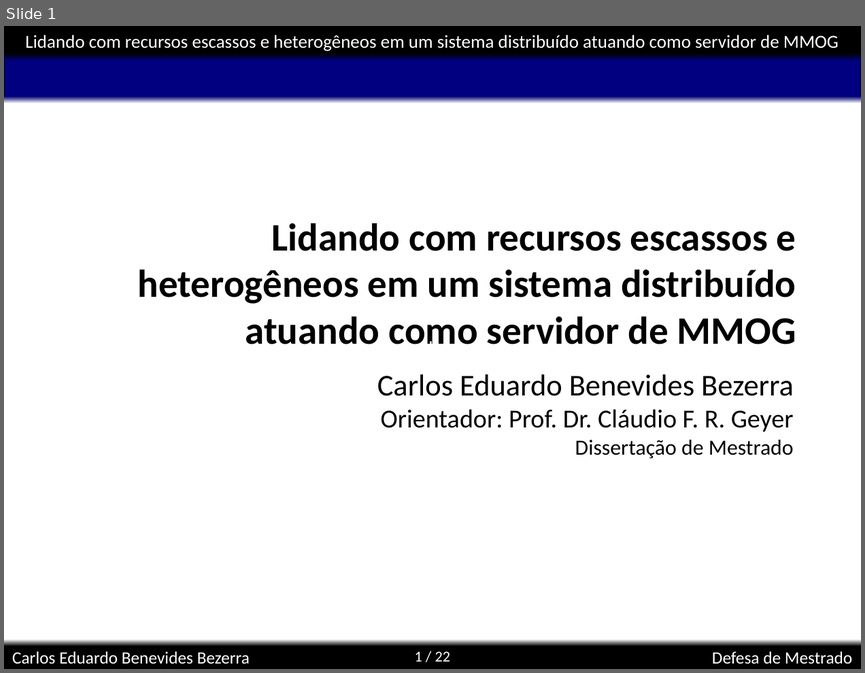
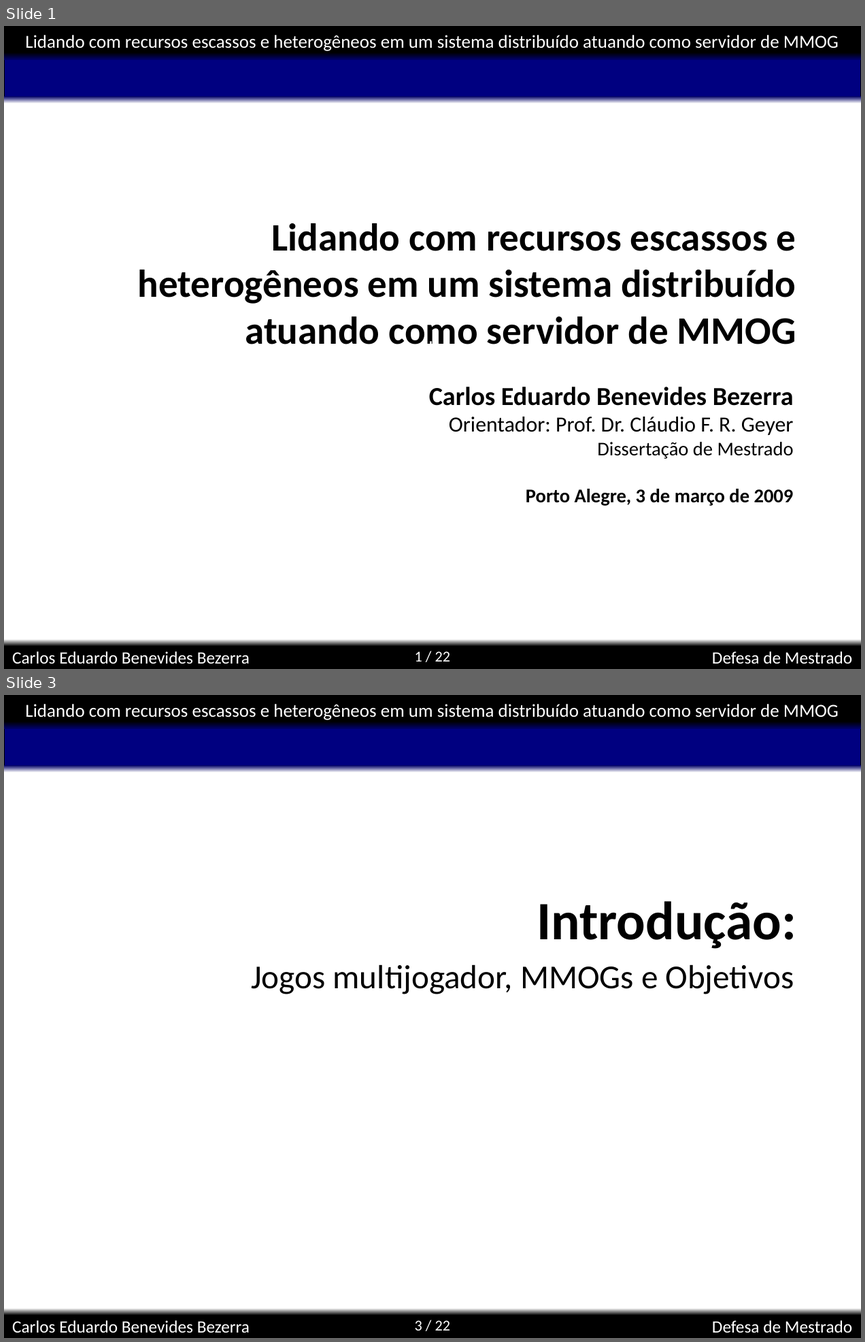
Before and after one commit to kdubezerra/kdubezerra, a slide deck: textos/dissertation/Diss_Defesa.ppt. Shown one above the other, each under a label of ours: slide 1 before the commit, slides 1 and 3 after it; the slides between them are not shown. The pictures are 865x673 and 865x1342 pixels, drawn with LibreOffice and Linux fonts; fonts in the diff are those of the drawing; background and template pictures are left out. Boxes give left, top, right and bottom in pixels: in the first picture for what was removed or moved away, otherwise in the second. Text is boxed around its words. In the diff, an @@ line names an element or a change of style, - is before the commit and + after.

```diff
--- a/textos/dissertation/Diss_Defesa.ppt
+++ b/textos/dissertation/Diss_Defesa.ppt
@@ slide 3 added at (4, 695, 861, 1338), background #FFFFFF; not listed: 8 template elements that a slide beside it also shows @@
@@ title added at (536, 901, 796, 949), 50 pt, text #000000, bold @@
+Introdução:
@@ subtitle added at (251, 964, 794, 994), 31 pt, text #000000 @@
+Jogos multijogador, MMOGs e Objetivos
@@ slide 1 changed as well @@
@@ subtitle "Carlos Eduardo Benevides Bezerra": place and size @@
-subtitle "Carlos Eduardo Benevides Bezerra" at (377, 374, 793, 458)
+subtitle "Carlos Eduardo Benevides Bezerra" at (429, 386, 793, 505)
@@ subtitle at (429, 386, 793, 458): size 28 to 24 pt, bold on in "Carlos Eduardo Benevides Bezerra"; size 24 to 20 pt in "Orientador: Prof. Dr. Cláudio F. R. Geyer"; size 20 to 18 pt in "Dissertação de Mestrado" @@
@@ subtitle at (526, 488, 793, 505): paragraph added @@
+Porto Alegre, 3 de março de 2009
```
Also in this commit, not shown: 4 other slides changed, 23 other slides added, 7 slides removed, 19 other files.
